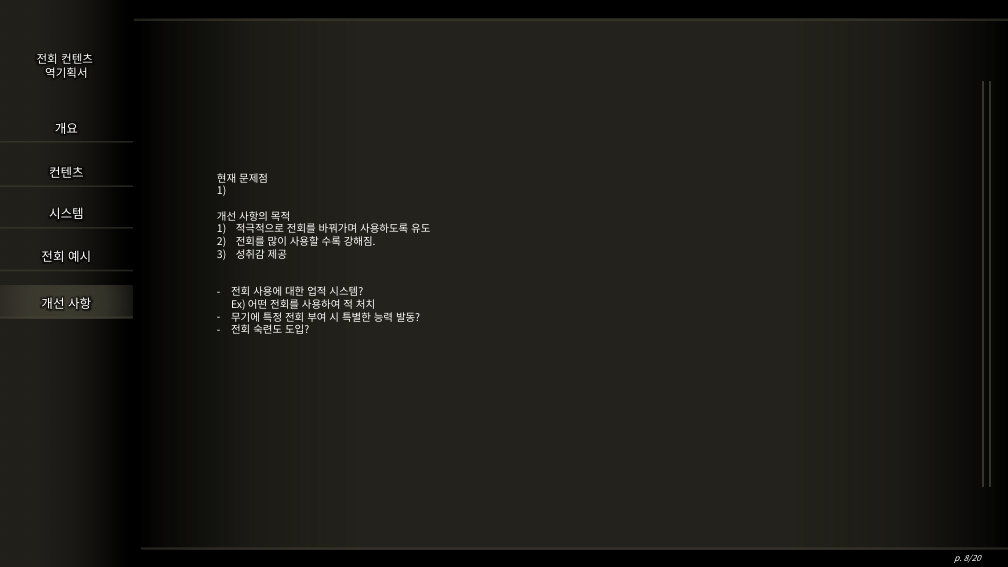
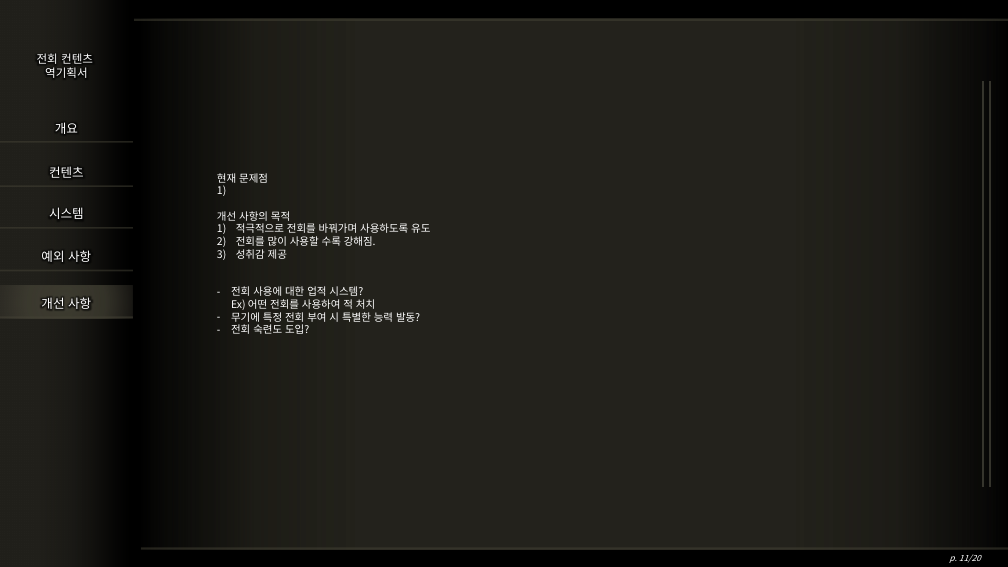
Before and after one commit to hjs0913/GameDesign, a slide deck: slide 11 of 엘든링 역기획서/엘든링_전회컨텐츠_역기획서.pptx (slide 8 before the commit). Drawn at 1008x567 pixels with LibreOffice and Linux fonts; fonts in the diff are those of the drawing; background and template pictures are left out. Boxes give left, top, right and bottom in pixels: in the first picture for what was removed or moved away, otherwise in the second. Text is boxed around its words. In the diff, an @@ line names an element or a change of style, - is before the commit and + after.

Commit message:
기획의도 수정 / '전회' 소개 작성

```diff
--- a/엘든링 역기획서/엘든링_전회컨텐츠_역기획서.pptx
+++ b/엘든링 역기획서/엘든링_전회컨텐츠_역기획서.pptx
@@ text at (x1=41, y1=250, x2=91, y2=262): text changed @@
-전회 예시
+예외 사항
@@ page number at (x1=949, y1=554, x2=981, y2=563): text changed @@
-p. 8/20
+p. 11/20
```
Also in this commit, not shown: 6 other slides changed, 3 slides added, 1 other file.
